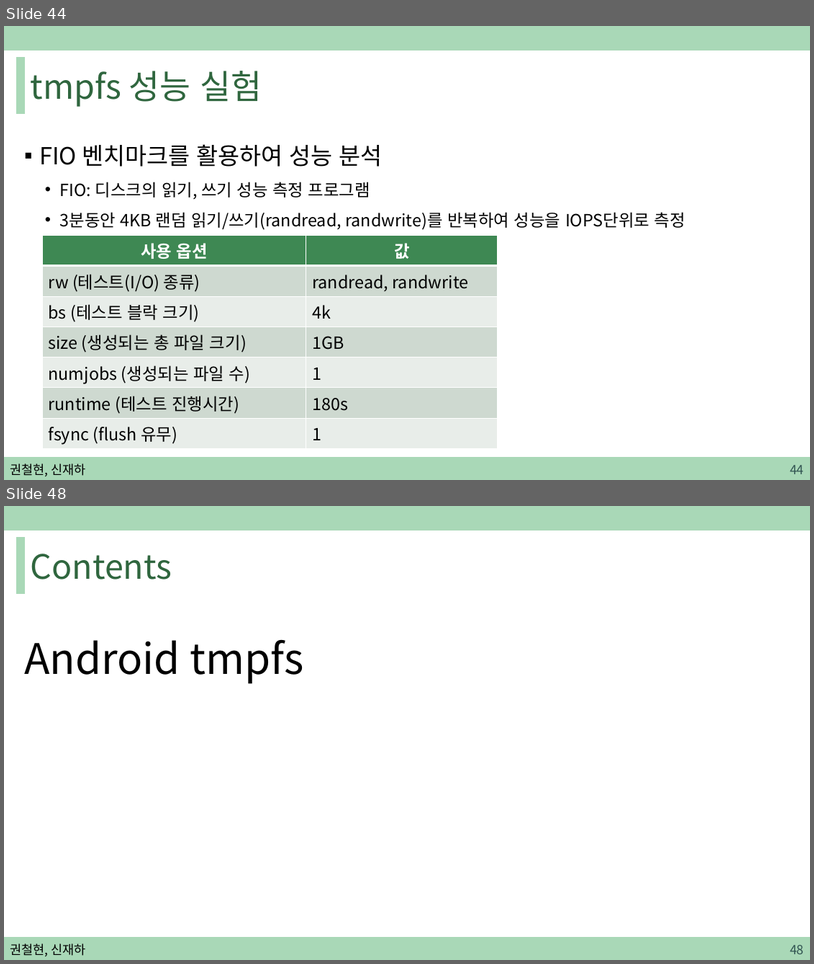
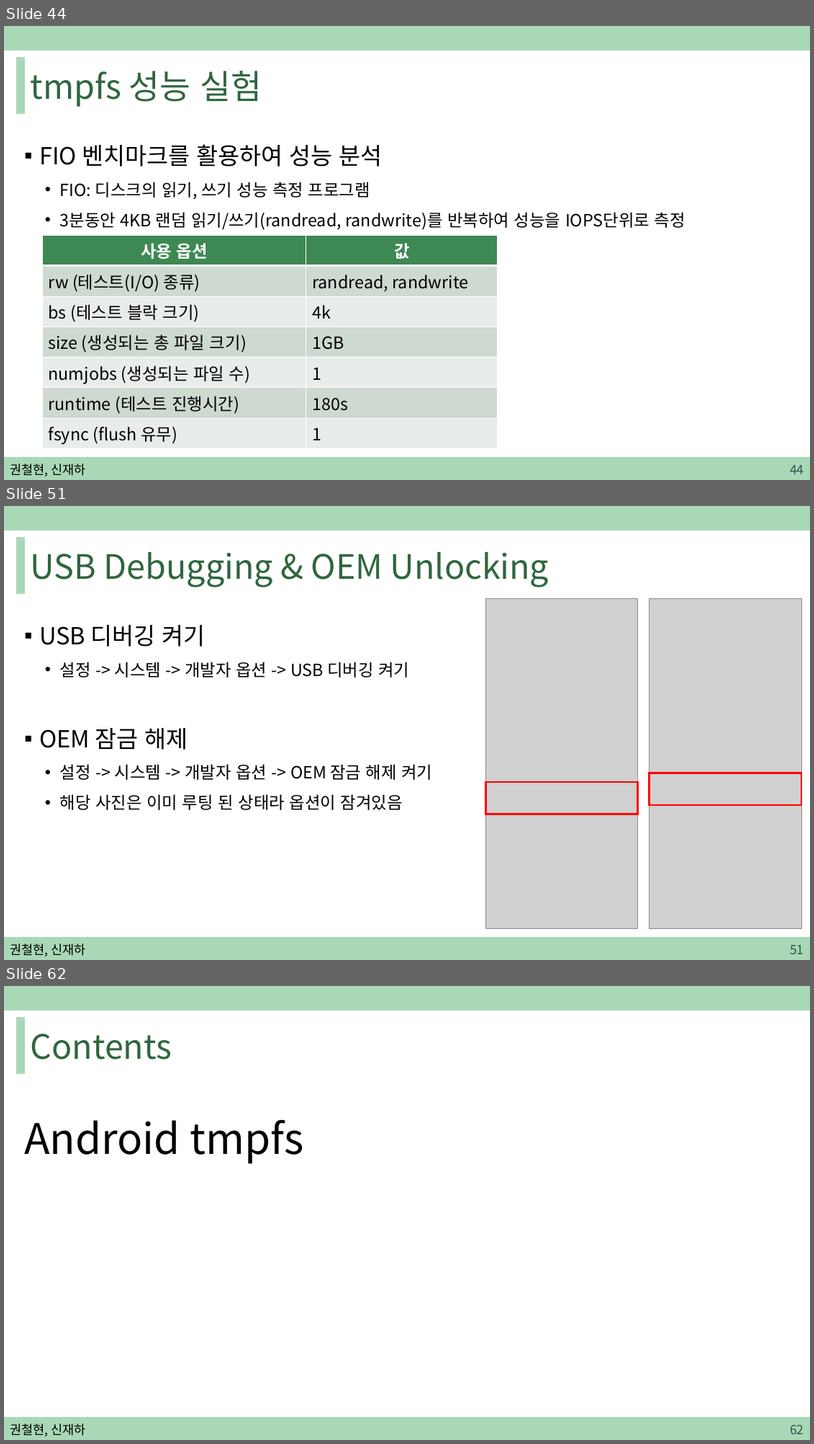
Before and after one commit to sjh4287/capston, a slide deck: 2022.02.18/권철현,신재하.pptx. Shown one above the other, each under a label of ours: slides 44 and 48 before the commit, slides 44, 51 and 62 after it; the slides between them are not shown. The pictures are 814x964 and 814x1444 pixels, drawn with LibreOffice and Linux fonts; fonts in the diff are those of the drawing; grey boxes stand for pictures. Boxes give left, top, right and bottom in pixels: in the first picture for what was removed or moved away, otherwise in the second. Text is boxed around its words. In the diff, an @@ line names an element or a change of style, - is before the commit and + after.

```diff
--- a/2022.02.18/권철현,신재하.pptx
+++ b/2022.02.18/권철현,신재하.pptx
@@ slide 51 added at (4,506,810,960), background #FFFFFF; not listed: 3 template elements that a slide beside it also shows @@
@@ title added at (31,552,550,587), 40 pt, text #2F663E @@
+USB Debugging & OEM Unlocking
@@ picture added at (486,599,638,928) @@
@@ picture added at (650,599,802,928) @@
@@ text added at (39,625,432,810), 20 pt, text #000000 @@
+▪ USB 디버깅 켜기
+  • 설정 -> 시스템 -> 개발자 옵션 -> USB 디버깅 켜기
+▪ OEM 잠금 해제
+  • 설정 -> 시스템 -> 개발자 옵션 -> OEM 잠금 해제 켜기
+  • 해당 사진은 이미 루팅 된 상태라 옵션이 잠겨있음
@@ rectangle added at (486,782,638,814), outline #FF0000 2.25 pt @@
@@ rectangle added at (650,773,802,805), outline #FF0000 2.25 pt @@
@@ text added at (10,943,85,956), 15 pt, text #000000 @@
+권철현, 신재하
@@ page number added at (790,944,804,954), 15 pt, text #305250 @@
+51
@@ what was slide 48 is now slide 62 @@
@@ page number at (790,1424,804,1434): text changed @@
-48
+62
```
Also in this commit, not shown: 3 slides changed, 16 other slides added, 1 slide removed.
